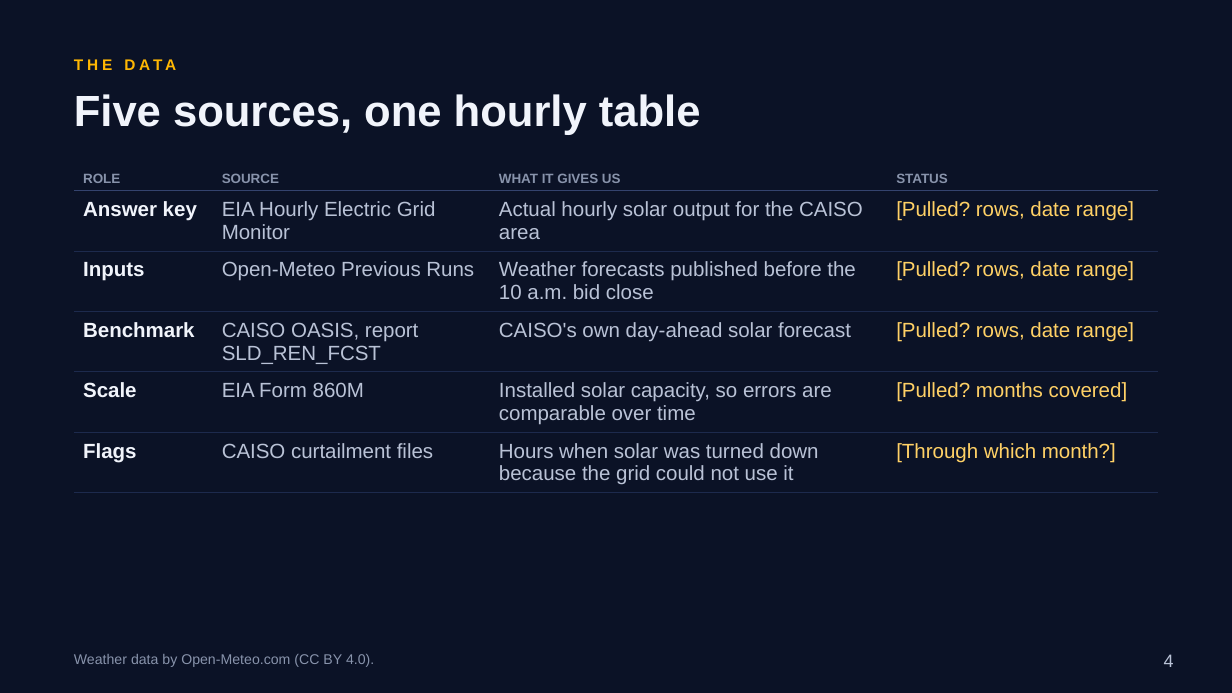
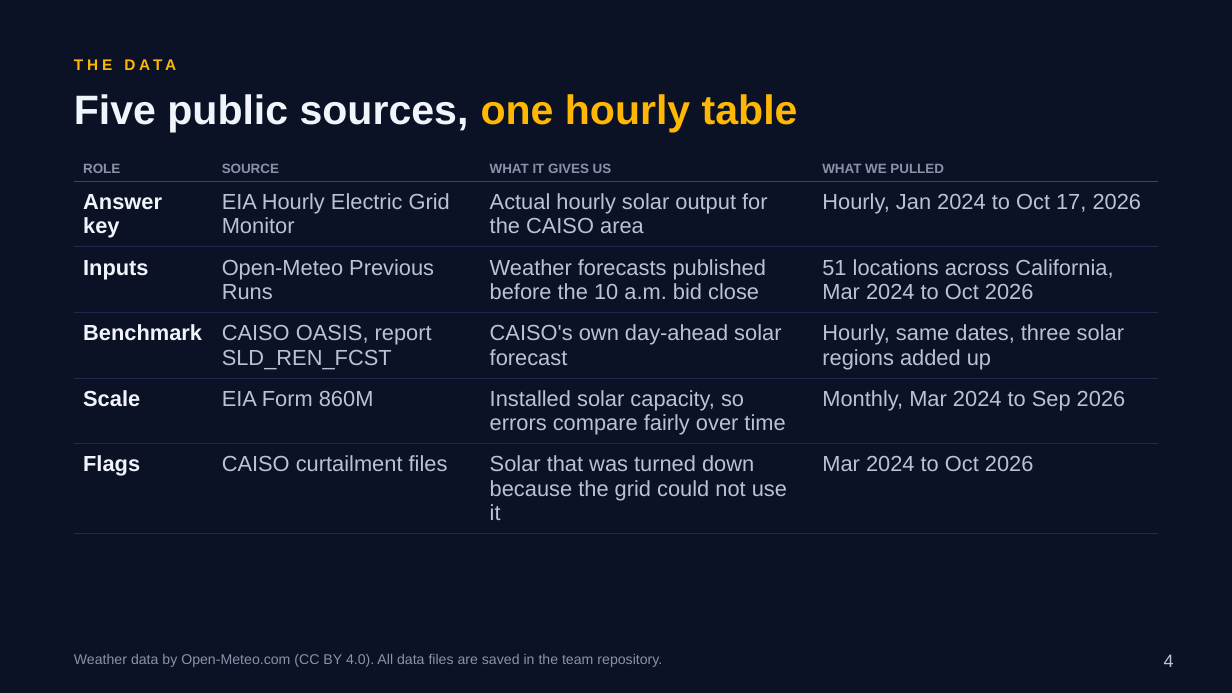
Before and after one commit to RaulSolaNavarro/caiso-solar-forecast, a slide deck: slide 4 of deck/capstone2/Capstone2_Deck.pptx. Drawn at 1232x693 pixels with LibreOffice and Linux fonts; fonts in the diff are those of the drawing. Boxes give left, top, right and bottom in pixels: in the first picture for what was removed or moved away, otherwise in the second. Text is boxed around its words. In the diff, an @@ line names an element or a change of style, - is before the commit and + after.

```diff
--- a/deck/capstone2/Capstone2_Deck.pptx
+++ b/deck/capstone2/Capstone2_Deck.pptx
@@ text at box(74, 94, 798, 132): text changed; size 34 to 32 pt @@
-Five sources, one hourly table
+Five public sources, one hourly table
@@ table at box(74, 157, 1158, 524) @@
-row 1, column 4: STATUS
+row 1, column 4: WHAT WE PULLED
-row 2, column 4: [Pulled? rows, date range]
+row 2, column 4: Hourly, Jan 2024 to Oct 17, 2026
-row 3, column 4: [Pulled? rows, date range]
+row 3, column 4: 51 locations across California, Mar 2024 to Oct 2026
-row 4, column 4: [Pulled? rows, date range]
+row 4, column 4: Hourly, same dates, three solar regions added up
-row 5, column 3: Installed solar capacity, so errors are comparable over time
+row 5, column 3: Installed solar capacity, so errors compare fairly over time
-row 5, column 4: [Pulled? months covered]
+row 5, column 4: Monthly, Mar 2024 to Sep 2026
-row 6, column 3: Hours when solar was turned down because the grid could not use it
+row 6, column 3: Solar that was turned down because the grid could not use it
-row 6, column 4: [Through which month?]
+row 6, column 4: Mar 2024 to Oct 2026
@@ size 16 to 17 pt in "Answer key", "EIA Hourly Electric Grid Monitor", "Actual hourly solar output for the CAISO ...", "Inputs" and 9 more places @@
@@ table: place and size @@
-table at box(74, 166, 1158, 489)
+table at box(74, 157, 1158, 524)
@@ text at box(74, 654, 662, 667): text changed @@
-Weather data by Open-Meteo.com (CC BY 4.0).
+Weather data by Open-Meteo.com (CC BY 4.0). All data files are saved in the team repository.
```
Also in this commit, not shown: 14 other slides changed, 4 slides added, 1 slide removed, 6 other files.
